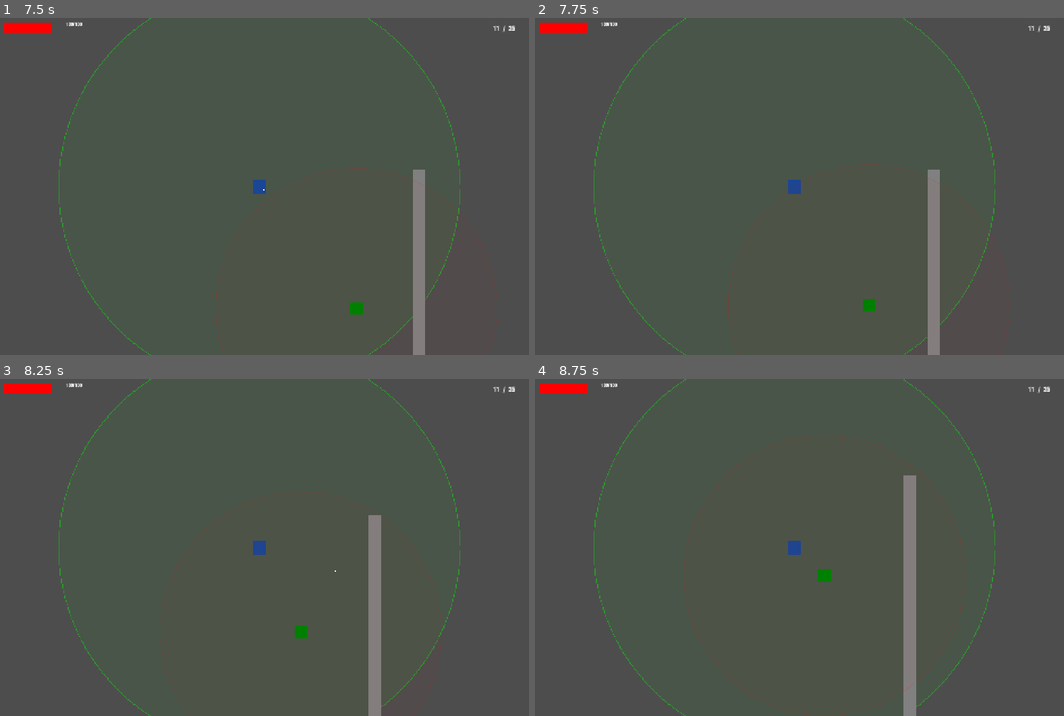
Above: before the commit, frames 1-4 (two rows, left to right).
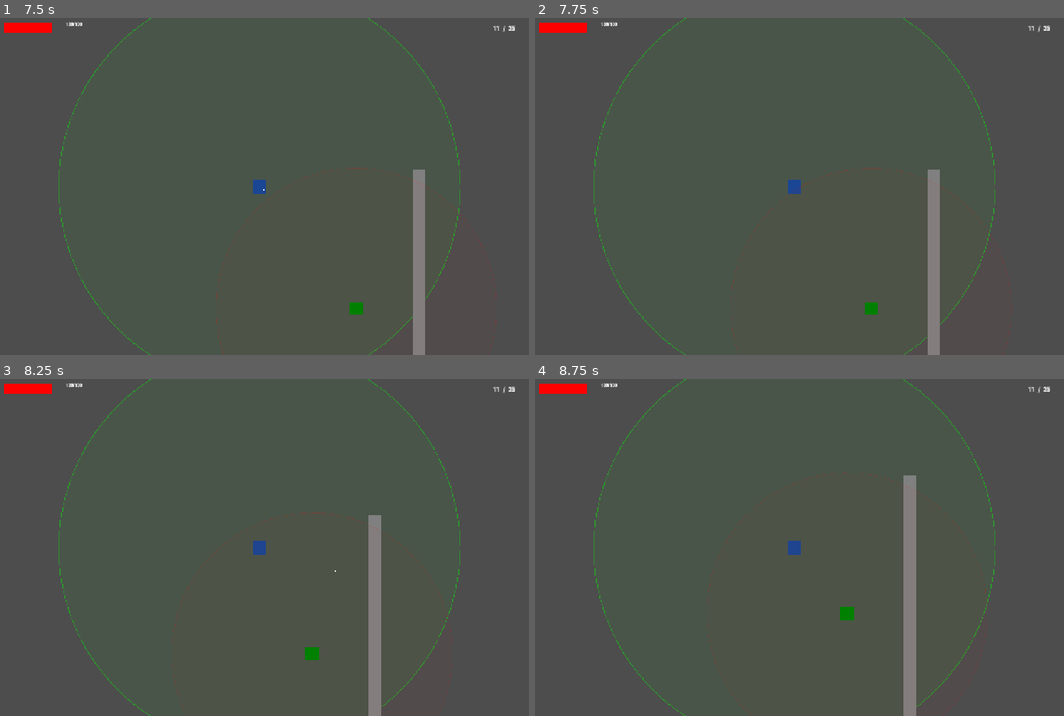
Above: after the commit, the same moments.

Repository: bk-bf/ZED
Game: Godot game, scene res://scenes/testing/vision_test.tscn
The game is run twice, just before and just after one commit, with the same random seed, the same clock (stepped at 60 frames per second) and the same inputs. This scene is started directly instead of the project's main scene.
Inputs (mouse positions are in pixels of both pictures, inside the frame that each line leads up to):
- Up to frame 1 (7.5 s): tap Enter at 0.5 s; move the mouse to (232, 253) at 0.52 s; hold W (move_up) 0.53-2.03 s; click (232, 253) at 0.67 s; move the mouse to (423, 237) at 1.27 s; move the mouse to (95, 135) at 2.02 s; hold A (move_left) 2.03-3.53 s; move the mouse to (285, 186) at 2.77 s; click (285, 186) at 2.92 s; move the mouse to (179, 102) at 3.52 s; hold S (move_down) 3.53-4.28 s; tap Space at 4.25 s; move the mouse to (375, 169) at 4.27 s; hold D (move_right) 4.28-5.03 s; move the mouse to (153, 203) at 5.02 s; hold W (move_up) 5.03-5.78 s; click (153, 203) at 5.17 s; move the mouse to (312, 112) at 5.77 s; hold D (move_right) from 5.78 s (still down); move the mouse to (232, 253) at 6.52 s; move the mouse to (423, 237) at 7.27 s; click (423, 237) at 7.42 s
- Up to frame 2 (7.75 s): keep holding D (move_right)
- Up to frame 3 (8.25 s): move the mouse to (95, 496) at 8.02 s; release D (move_right) at 8.03 s; hold S (move_down) from 8.03 s (still down)
- Up to frame 4 (8.75 s): keep holding S (move_down)

Frame 1 is identical in both runs. In frame 2, 0.3% of the frame differs, in the area x 36-91%, y 43-100%; in frame 3, 0.5%; in frame 4, 0.6%, in the area x 28-86%, y 16-100%.

Commit message:
Adds memory mode for testing zombie entity states
Implements a new memory mode system to better handle zombie entities during testing:

- Introduces in-memory mode functionality to freeze zombie positions
- Fixes entity state management in player sight system
- Prevents physics processing when zombie is in memory mode
- Improves synchronization between memory system and entity states

This change provides better control over entity behavior during testing scenarios and fixes inconsistencies in the memory state management system.

Diff:
--- a/scripts/mechanics/zombie.gd
+++ b/scripts/mechanics/zombie.gd
@@ -16,6 +16,10 @@
 var last_seen_player_position: Vector2 = Vector2.ZERO
 var player_exit_position: Vector2 = Vector2.ZERO
 var is_tracking_player: bool = false
+
+# NEW: In-memory mode for testing purposes
+var is_in_memory_mode: bool = false
+var memory_position: Vector2 = Vector2.ZERO
 
 # Debouncing state change to prevent rapid state changes
 var last_state_change_time: float = 0.0
@@ -400,7 +404,21 @@
 		zombie_data.detected_player = null
 		velocity = Vector2.ZERO
 
+func set_memory_mode(in_memory: bool, frozen_pos: Vector2 = Vector2.ZERO):
+	is_in_memory_mode = in_memory
+	if in_memory:
+		memory_position = frozen_pos
+		velocity = Vector2.ZERO # Stop movement immediately
+	else:
+		memory_position = Vector2.ZERO
+
 func _physics_process(delta):
+	# CRITICAL: Don't process physics if in memory mode
+	if is_in_memory_mode:
+		global_position = memory_position # Force position to frozen location
+		return
+
+	# Normal physics processing only if not in memory
 	if not zombie_data or is_dead:
 		return
 
@@ -444,6 +462,7 @@
 
 	move_and_slide()
 
+
 func _has_line_of_sight_to_player(player) -> bool:
 	if not player or not is_instance_valid(player):
 		return false
--- a/scripts/systems/player_sight.gd
+++ b/scripts/systems/player_sight.gd
@@ -227,7 +227,6 @@
     _debug_log_state("Calculated boundary exit position: %s (distance: %.1f)" % [boundary_position, sight_radius])
     return boundary_position
 
-
 func _add_to_memory(entity):
     if not _can_change_entity_state(entity):
         return false
@@ -235,22 +234,20 @@
     if not _is_area_explored(entity.global_position):
         return _hide_entity_completely(entity)
 
-    # Store the frozen position BEFORE adding to memory
+    # Store the frozen position
     var frozen_position = entity.global_position
     memory_entities[entity] = frozen_position
 
-    # Actually freeze the entity's movement
-    if entity.has_method("set_memory_state"):
-        entity.set_memory_state(true, frozen_position)
+    # CRITICAL FIX: Actually freeze the entity at memory position
+    if entity.has_method("set_memory_mode"):
+        entity.set_memory_mode(true, frozen_position)
 
     # Visual feedback for memory state
     entity.visible = true
     entity.modulate = Color(0.4, 0.4, 0.4, 1.0)
 
     _debug_log_memory("ADD_TO_MEMORY", entity, frozen_position)
-    _record_entity_state_change(entity)
     return true
-
 
 func _remove_from_memory(entity):
     """Remove entity from memory system - only when gaining LOS"""
